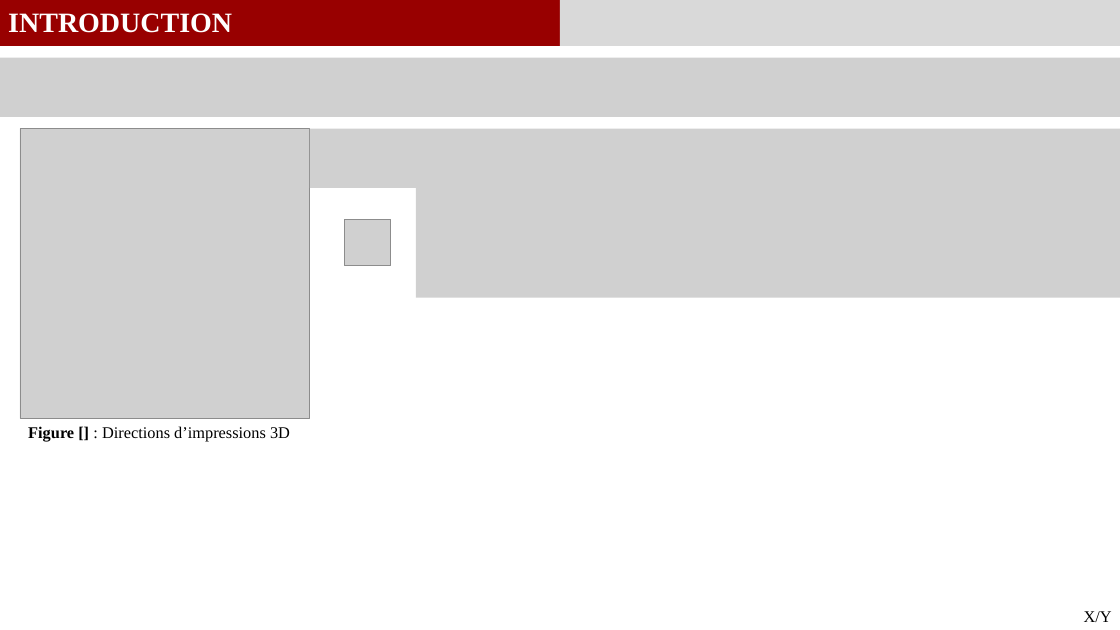
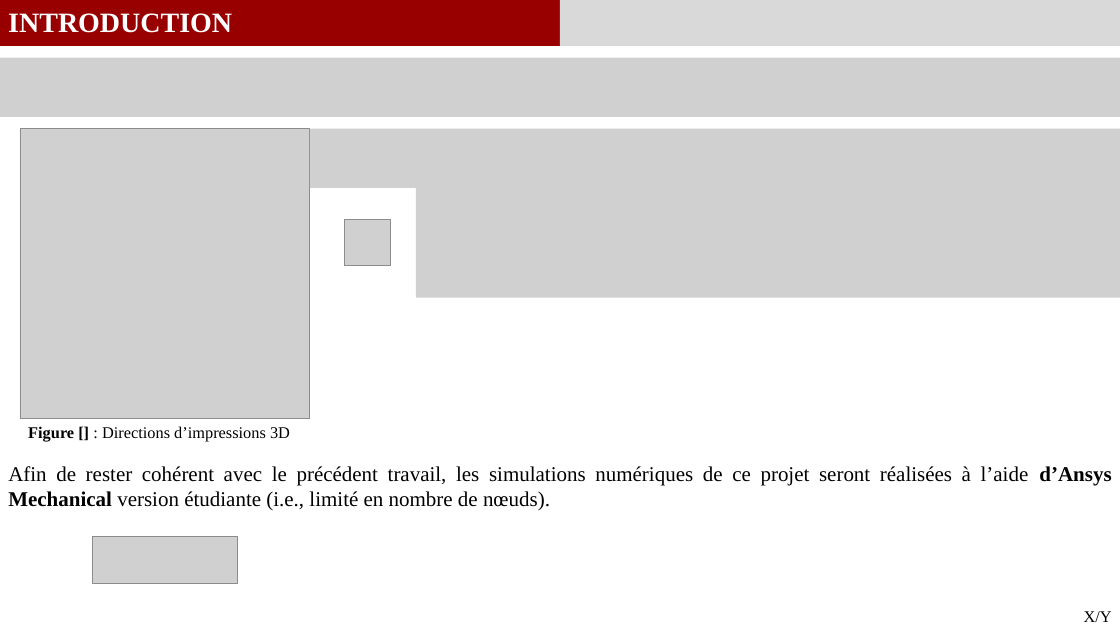
Before and after one commit to GauthierBRUNEL/MEC8211_projet, a slide deck: slide 3 of 03_Rapport/Rapport_Projet.pptx. Drawn at 1120x630 pixels with LibreOffice and Linux fonts; fonts in the diff are those of the drawing; grey boxes stand for pictures. Boxes give left, top, right and bottom in pixels: in the first picture for what was removed or moved away, otherwise in the second. Text is boxed around its words. In the diff, an @@ line names an element or a change of style, - is before the commit and + after.

```diff
--- a/03_Rapport/Rapport_Projet.pptx
+++ b/03_Rapport/Rapport_Projet.pptx
@@ text added at (8,466,1111,511), 18 pt, text #000000 @@
+Afin de rester cohérent avec le précédent travail, les simulations numériques de ce projet seront réalisées à l’aide d’Ansys Mechanical version étudiante (i.e., limité en nombre de nœuds).
@@ picture added at (92,536,238,583) @@
```
Also in this commit, not shown: 5 other slides changed, 3 slides added, 1 other file.
